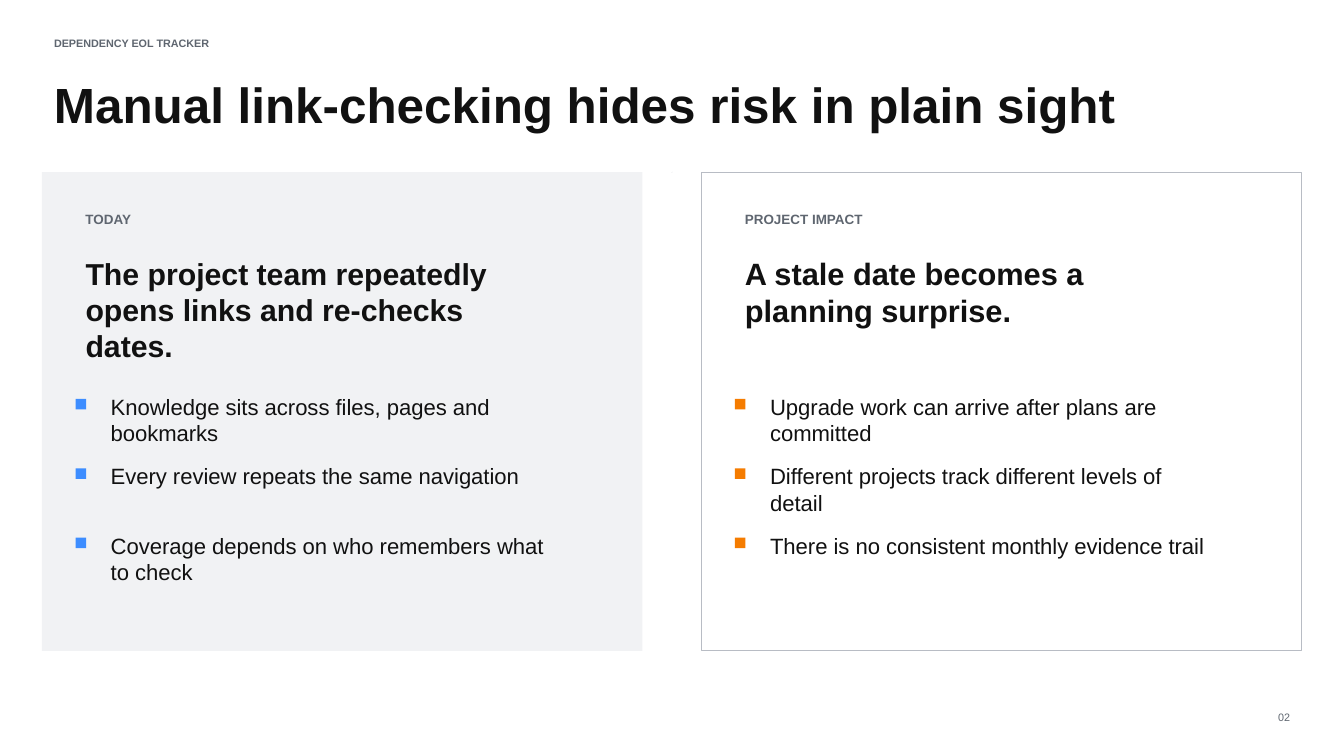
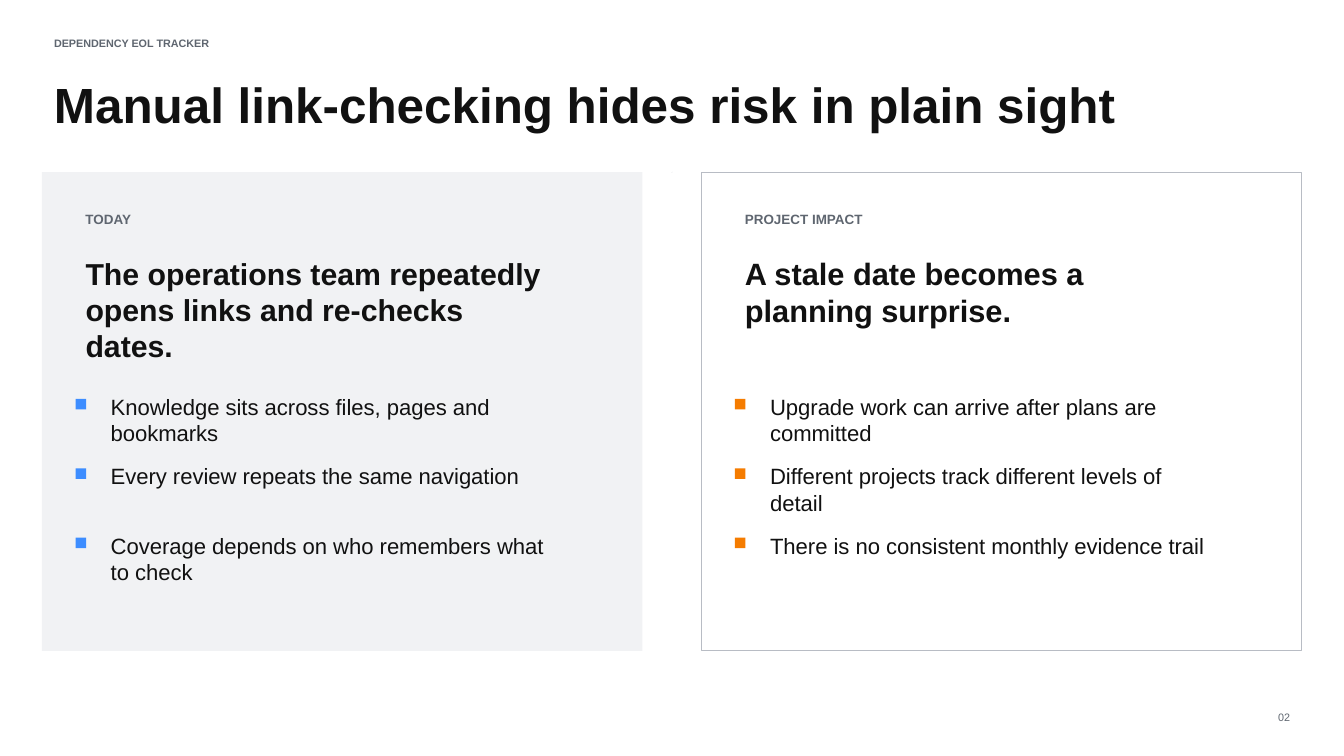
Before and after one commit to cheokjiade/end-of-life-tracker, a slide deck: slide 2 of docs/EOL_Tracker_Project_Overview.pptx. Drawn at 1344x756 pixels with LibreOffice and Linux fonts; fonts in the diff are those of the drawing. Boxes give left, top, right and bottom in pixels: in the first picture for what was removed or moved away, otherwise in the second. Text is boxed around its words. In the diff, an @@ line names an element or a change of style, - is before the commit and + after.

Commit message:
docs(presentation): refer to operations team

```diff
--- a/docs/EOL_Tracker_Project_Overview.pptx
+++ b/docs/EOL_Tracker_Project_Overview.pptx
@@ text at <box>86,263,540,358</box>: text changed @@
-The project team repeatedly opens links and re-checks dates.
+The operations team repeatedly opens links and re-checks dates.
```
